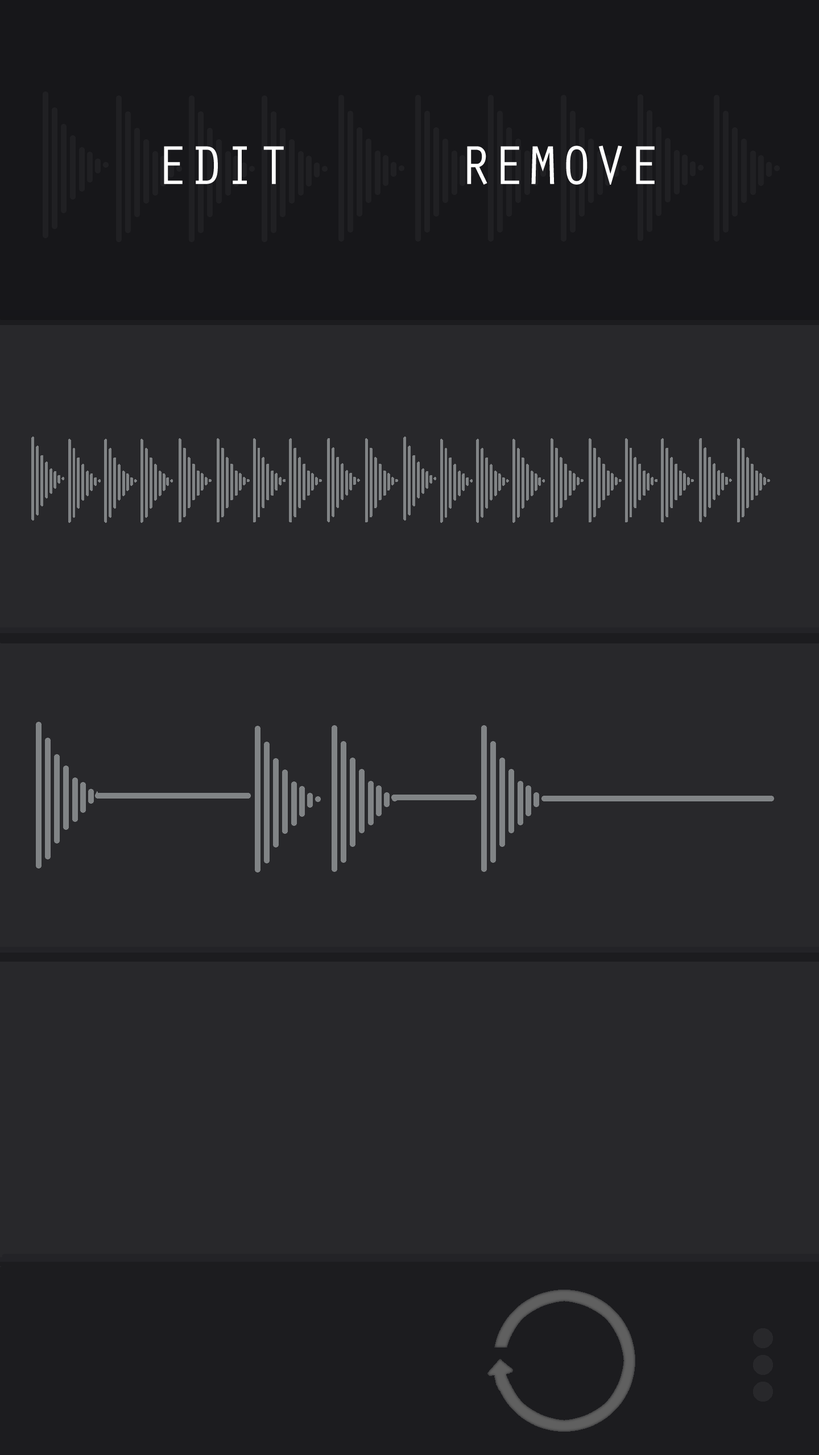
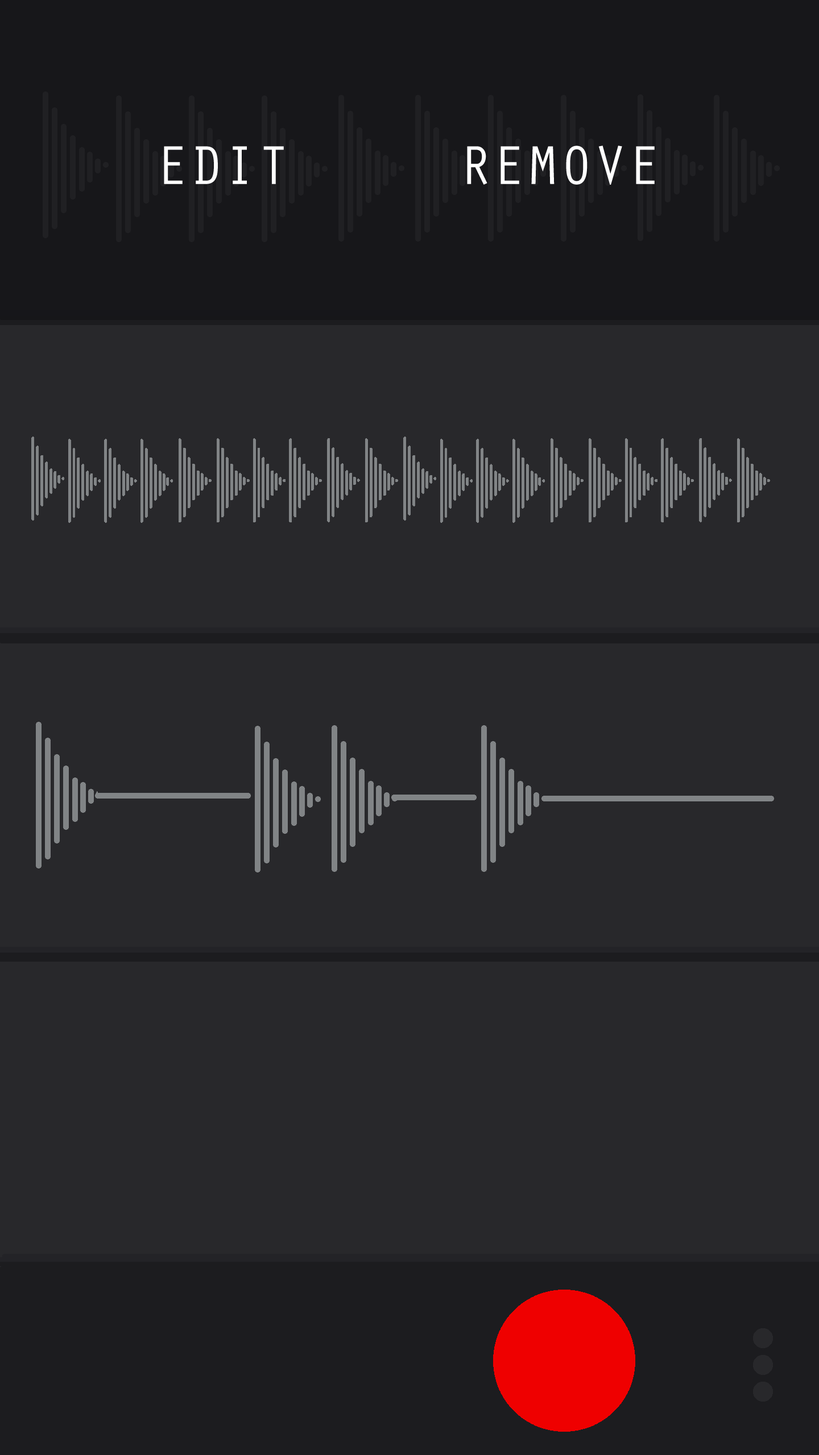
Layers edited between the first and the second w=819, h=1455 image:
hid "Black & White 1" over [487, 1289, 636, 1433]
showed "Start Record" over [492, 1289, 636, 1433]
